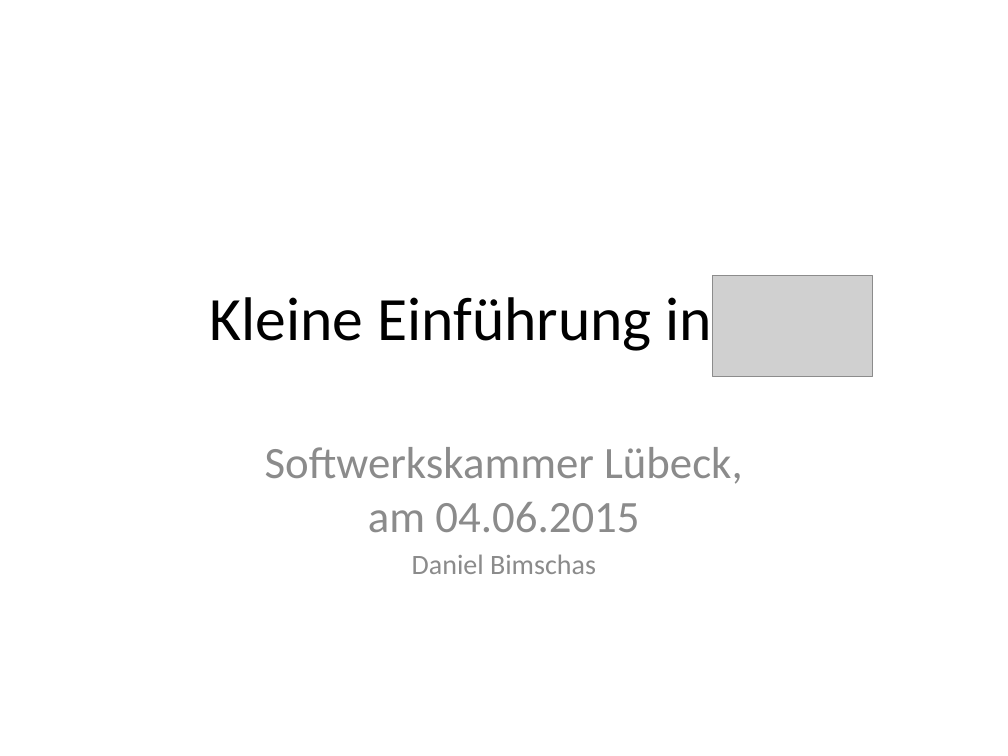
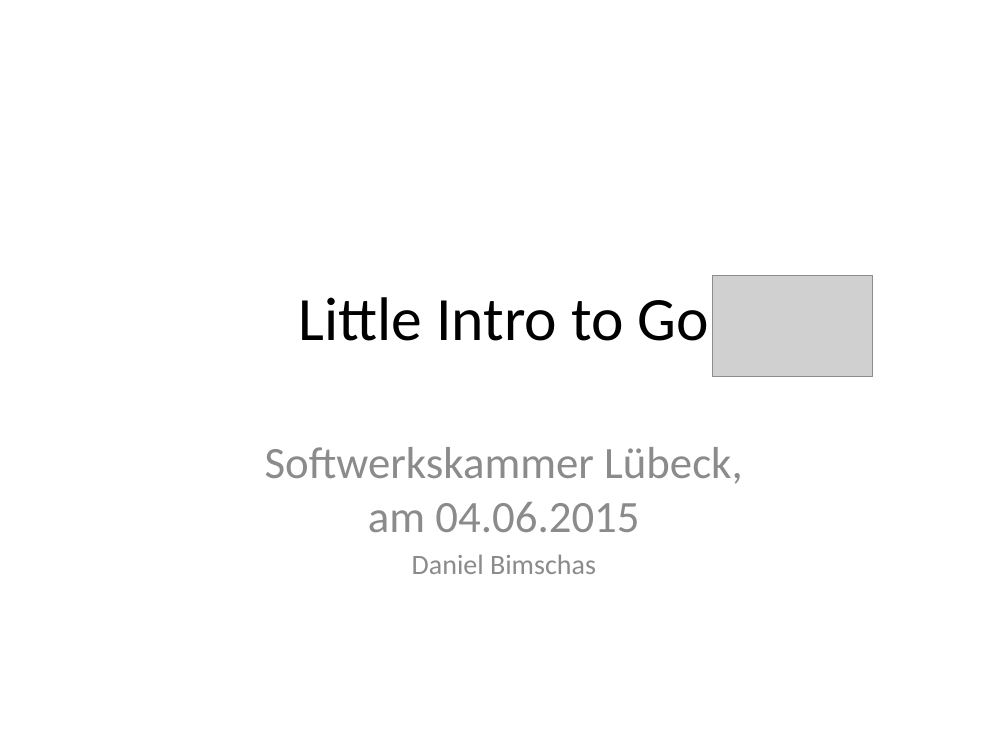
Before and after one commit to danbim/go-talk, a slide deck: slide 1 of intro-to-go.pptx. Drawn at 1008x756 pixels with LibreOffice and Linux fonts; fonts in the diff are those of the drawing; grey boxes stand for pictures. Boxes give left, top, right and bottom in pixels: in the first picture for what was removed or moved away, otherwise in the second. Text is boxed around its words. In the diff, an @@ line names an element or a change of style, - is before the commit and + after.

```diff
--- a/intro-to-go.pptx
+++ b/intro-to-go.pptx
@@ title at <box>299,297,709,341</box>: text changed @@
-Kleine Einführung in Go
+Little Intro to Go
```
